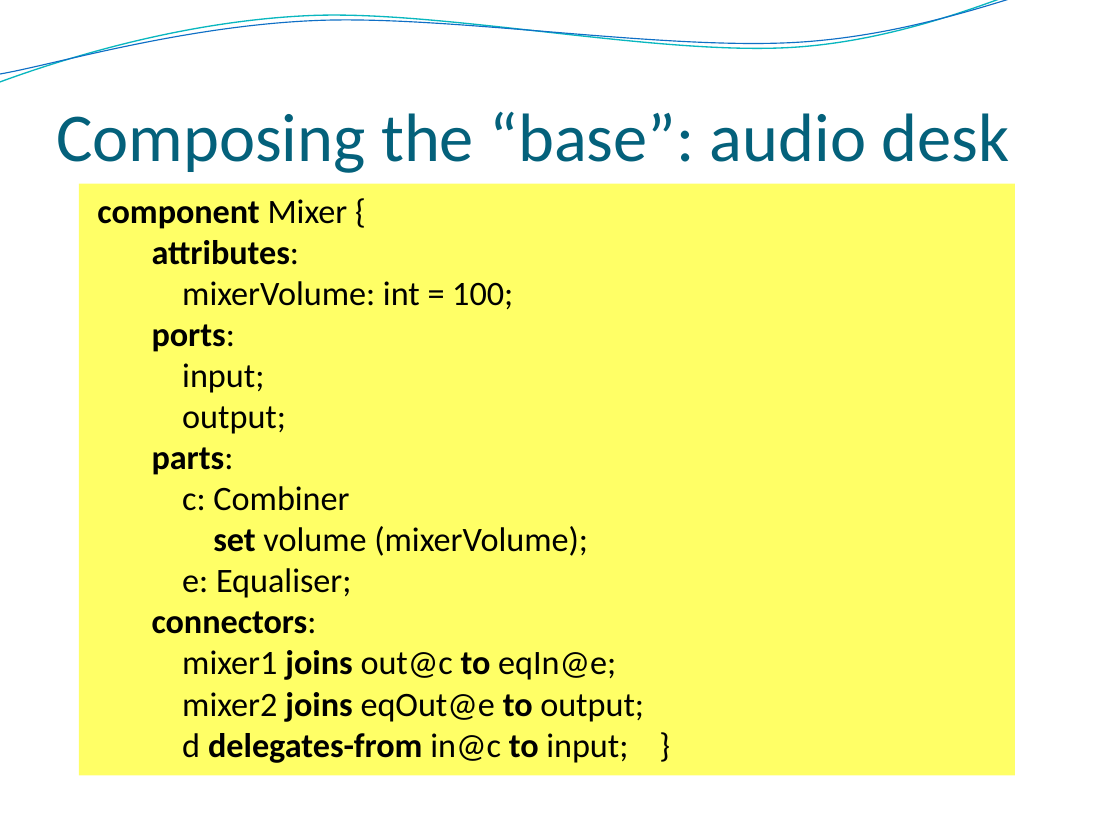
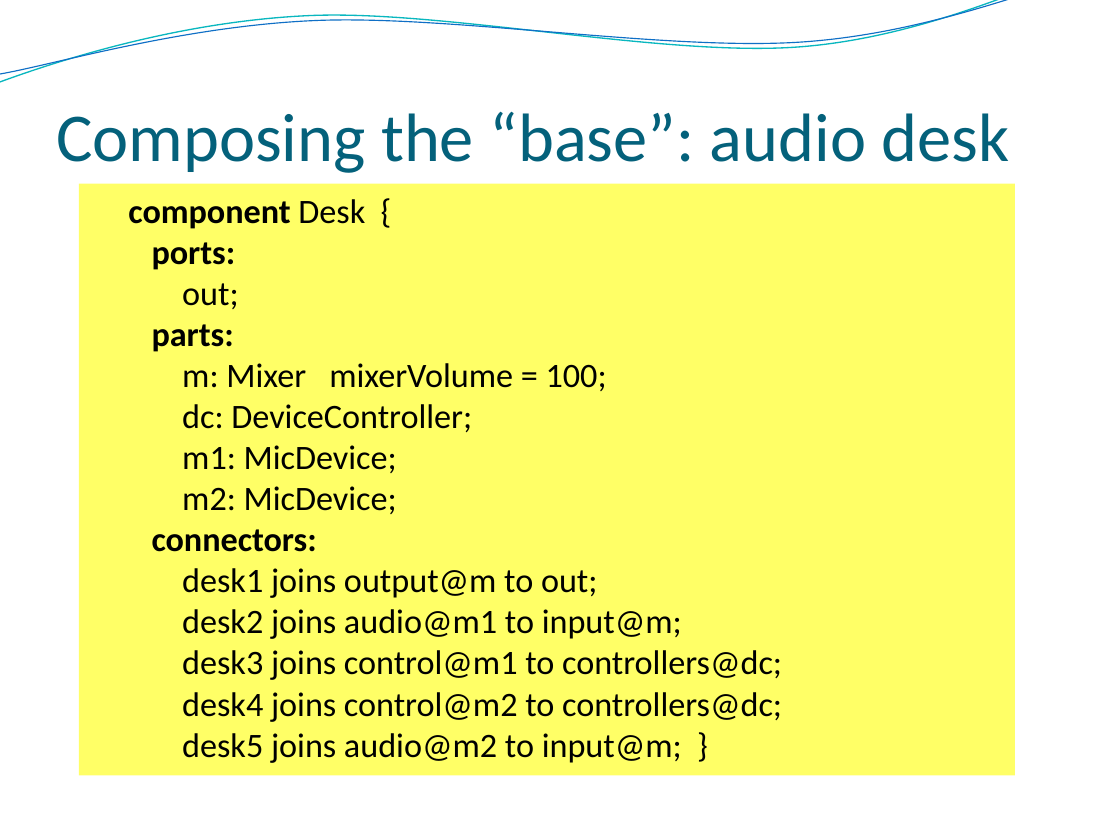
Before and after one commit to Intrinsarc/intrinsarc-evolve, a slide deck: slide 16 of Academic Work/presentations/prague/Evolve - Introduction.pptx. Drawn at 1120x840 pixels with LibreOffice and Linux fonts; fonts in the diff are those of the drawing; grey boxes stand for pictures; background and template pictures are left out. Boxes give left, top, right and bottom in pixels: in the first picture for what was removed or moved away, otherwise in the second. Text is boxed around its words. In the diff, an @@ line names an element or a change of style, - is before the commit and + after.

```diff
--- a/Academic Work/presentations/prague/Evolve - Introduction.pptx
+++ b/Academic Work/presentations/prague/Evolve - Introduction.pptx
@@ text in rectangle at box(128, 199, 365, 229): text changed; bold on @@
-component Mixer {
-attributes:
-mixerVolume: int = 100;
+component Desk {
@@ text in rectangle at box(152, 242, 317, 552): bold on in "ports:", "parts:", "connectors:" @@
@@ text in rectangle at box(182, 283, 239, 309): text changed @@
-input;
-output;
+out;
@@ text in rectangle at box(182, 363, 607, 514): text changed @@
-c: Combiner
-set volume (mixerVolume);
-e: Equaliser;
+m: Mixer mixerVolume = 100;
+dc: DeviceController;
+m1: MicDevice;
+m2: MicDevice;
@@ text in rectangle at box(182, 568, 782, 763): text changed @@
-mixer1 joins out@c to eqIn@e;
-mixer2 joins eqOut@e to output;
-d delegates-from in@c to input; }
+desk1 joins output@m to out;
+desk2 joins audio@m1 to input@m;
+desk3 joins control@m1 to controllers@dc;
+desk4 joins control@m2 to controllers@dc;
+desk5 joins audio@m2 to input@m; }
```
Also in this commit, not shown: 3 other files.
